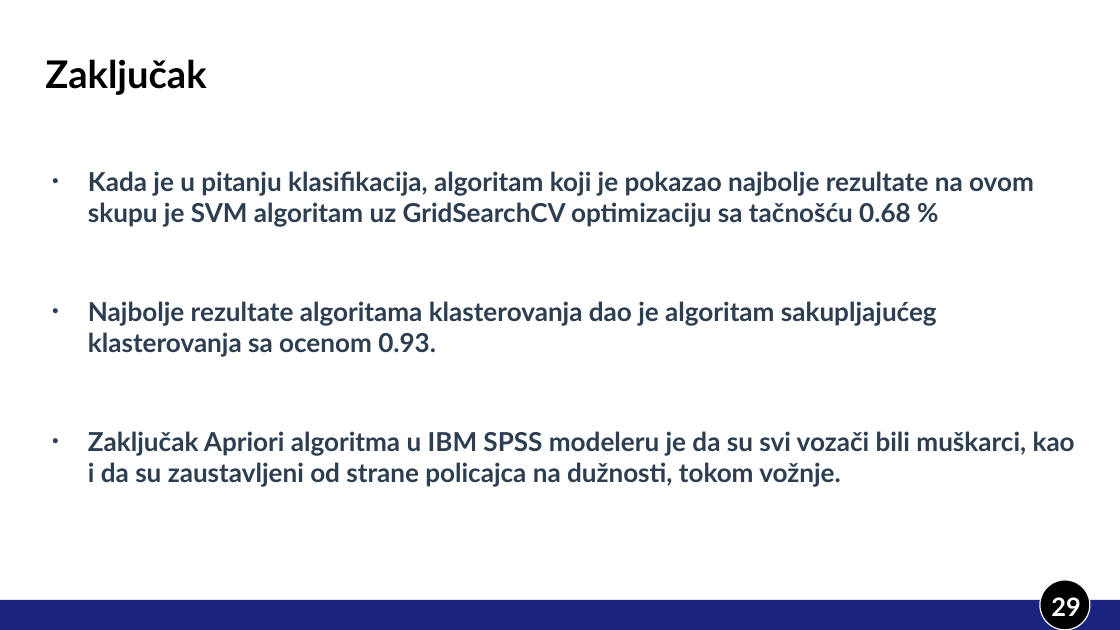
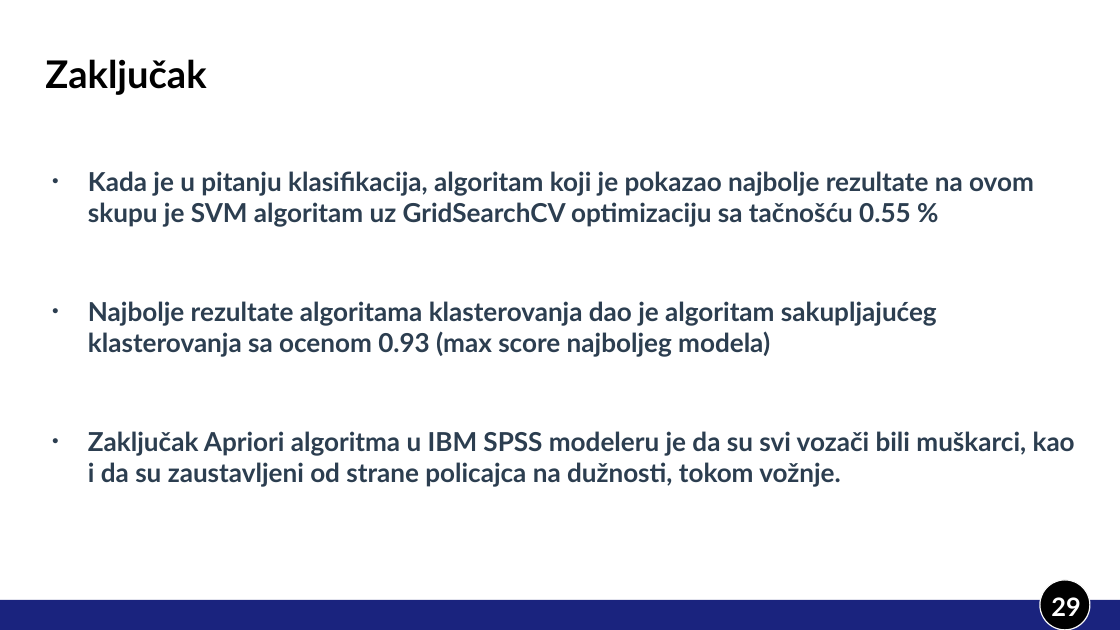
Before and after one commit to StefanJevtic63/2023_Data_Mining_Traffic_violations_Dataset, a slide deck: slide 29 of prezentacija.odp. Drawn at 1120x630 pixels with LibreOffice and Linux fonts; fonts in the diff are those of the drawing. Boxes give left, top, right and bottom in pixels: in the first picture for what was removed or moved away, otherwise in the second. Text is boxed around its words. In the diff, an @@ line names an element or a change of style, - is before the commit and + after.

```diff
--- a/prezentacija.odp
+++ b/prezentacija.odp
@@ text at [88,171,1034,357]: text changed @@
-● Kada je u pitanju klasifikacija, algoritam koji je pokazao najbolje rezultate na ovom skupu je SVM algoritam uz GridSearchCV optimizaciju sa tačnošću 0.68 %
-● Najbolje rezultate algoritama klasterovanja dao je algoritam sakupljajućeg klasterovanja sa ocenom 0.93.
+● Kada je u pitanju klasifikacija, algoritam koji je pokazao najbolje rezultate na ovom skupu je SVM algoritam uz GridSearchCV optimizaciju sa tačnošću 0.55 %
+● Najbolje rezultate algoritama klasterovanja dao je algoritam sakupljajućeg klasterovanja sa ocenom 0.93 (max score najboljeg modela)
```
Also in this commit, not shown: 4 other slides changed, 1 slide added, 1 slide removed, 22 other files.
